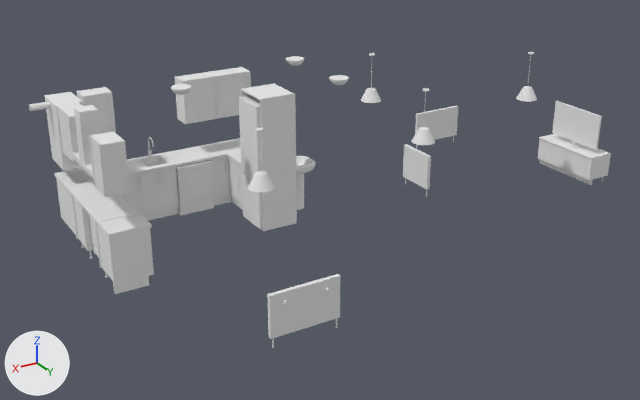
The glTF model na-project-portal/26-Projects/TV05__TheDemoHouse/30__TrueVision__AppContent/DesignPhase01__ConceptDesign__Scheme-01/MCP__Storey__GroundFloor__ProposedFixtures__MeshModel__.glb, before and after one commit.
Both versions are drawn from a 50 mm camera at (22.44, 23.56, 6.0) aimed at (15.86, 12.61, 0.53). Lighting does not change. The marker at lower left points along +X, +Y and +Z. The older version comes first. Vertices at exactly the same position are counted once.

The first picture shows '27__ProposedBuilding__Fixtures::Default', '27__ProposedBuilding__Fixtures::MAT701__Glass__BlackenedGlass', 'ACB002__BaseUnit__ARN001__Type-B_ID6027136', 'ACB006__WallUnit__ARN002__Type-W_ID4846058', 'ACB006__WallUnit__ARN002__Type-W_ID4846059', 'ACB011__BaseUnit__ARN004__Type-M_ID5724117', 'ACB011__BaseUnit__ARN004__Type-M_ID5724118', 'SUB__UkHome__Dining__CeilingLight__01_ID5690252', 'SUB__UkHome__Dining__Radiator__01_ID5690251', 'SUB__UkHome__Hall__CeilingLight__01_ID5643266', 'SUB__UkHome__Hall__CeilingLight__02_ID5643267', 'SUB__UkHome__Living__CeilingLight__01_ID5642565', 'SUB__UkHome__Living__Radiator__01_ID5642047' and 4 more.
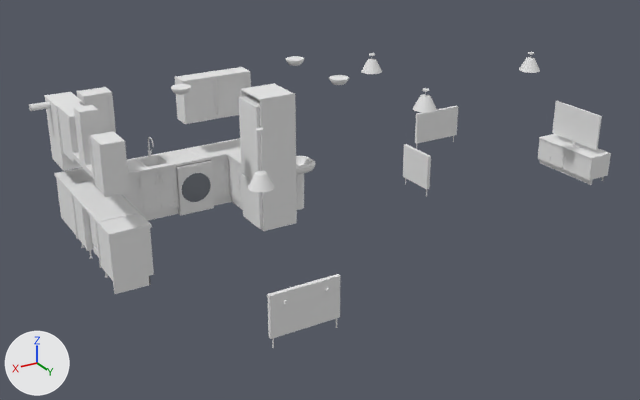
The change, as JSON lines over the scene's bpy script:
```json
{"op": "add", "block": "mat_mat701__glass__blackenedglass", "code": ["mat_mat701__glass__blackenedglass = principled_material('MAT701__Glass__BlackenedGlass')", "mat_mat701__glass__blackenedglass.base_color = (0.176, 0.192, 0.22)  # grey #747981", "mat_mat701__glass__blackenedglass.roughness = 1.0"]}
{"block": "me_mesh_1_27__proposedbuilding__fixtures__mat701__glass__blackenedglass", "where": "me_mesh_1_27__proposedbuilding__fixtures__mat701__glass__blackenedglass.from_pydata(...)  # 201 vertices, 350 faces; spans x 16.98..17.5, y 10.952..10.975, z 0.188..0.698"}
{"op": "remove", "block": "me_mesh_1_27__proposedbuilding__fixtures__mat701__glass__blackenedglass", "code": "me_mesh_1_27__proposedbuilding__fixtures__mat701__glass__blackenedglass.materials.append(mat_default)  # white #e7e7e7"}
{"op": "add", "block": "me_mesh_1_27__proposedbuilding__fixtures__mat701__glass__blackenedglass", "code": "me_mesh_1_27__proposedbuilding__fixtures__mat701__glass__blackenedglass.materials.append(mat_mat701__glass__blackenedglass)  # grey #747981"}
{"block": "me_sharedmesh_ukhome__gen__pendant", "where": "# used by ob_sub__ukhome__living__ceilinglight__01_id5642565; location = (11.85, 12.8, 2.4)"}
{"op": "remove", "block": "me_sharedmesh_ukhome__gen__pendant", "code": "me_sharedmesh_ukhome__gen__pendant.from_pydata(...)  # 168 vertices, 324 faces; spans x -0.175..0.175, y -0.175..0.175, z -0.8..0.0"}
{"op": "add", "block": "me_sharedmesh_ukhome__gen__pendant", "code": "me_sharedmesh_ukhome__gen__pendant.from_pydata(...)  # 168 vertices, 324 faces; spans x -0.175..0.175, y -0.175..0.175, z -0.3..0.0"}
{"block": "me_sharedmesh_ukhome__gen__pendant", "change": "me_sharedmesh_ukhome__gen__pendant part 1: the loose piece of 96 vertices spanning x -0.175..0.175, y -0.175..0.175, z -0.8..-0.6 is moved by (0.0, 0.0, 0.5)"}
{"block": "me_sharedmesh_ukhome__gen__pendant", "change": "me_sharedmesh_ukhome__gen__pendant part 2: all 12 vertices in x -0.004..0.004, y -0.004..0.004, z -0.6 are moved by (0.0, 0.0, 0.5)"}
```

Boxes (x1, y1, x2, y2) around the edits, measured in the pictures (640 x 400 px; the box of a moved part takes in the faces that stretch with it):
```json
{"object": "27__ProposedBuilding__Fixtures::MAT701__Glass__BlackenedGlass", "change": "recoloured", "before": [182, 173, 211, 202], "after": [182, 173, 211, 202], "on screen": "white to grey"}
{"object": "SUB__UkHome__Hall__CeilingLight__02_ID5643267", "change": "reshaped", "before": [411, 88, 435, 145], "after": [413, 88, 437, 113], "on screen": "55% shorter"}
{"object": "SUB__UkHome__Living__CeilingLight__01_ID5642565", "change": "reshaped", "before": [516, 52, 537, 102], "after": [519, 52, 540, 73], "on screen": "57% shorter"}
{"object": "SUB__UkHome__Hall__CeilingLight__01_ID5643266", "change": "reshaped", "before": [361, 53, 381, 103], "after": [361, 53, 382, 74], "on screen": "57% shorter"}
{"object": "SUB__UkHome__Dining__CeilingLight__01_ID5690252", "change": "no longer drawn", "before": [248, 128, 275, 192]}
{"part": 1, "of": "me_sharedmesh_ukhome__gen__pendant", "change": "moved or reshaped", "before": [361, 86, 537, 145], "after": [361, 57, 540, 113]}
{"part": 2, "of": "me_sharedmesh_ukhome__gen__pendant", "change": "moved or reshaped", "before": [259, 56, 531, 173], "on screen": "not visible afterwards"}
```
